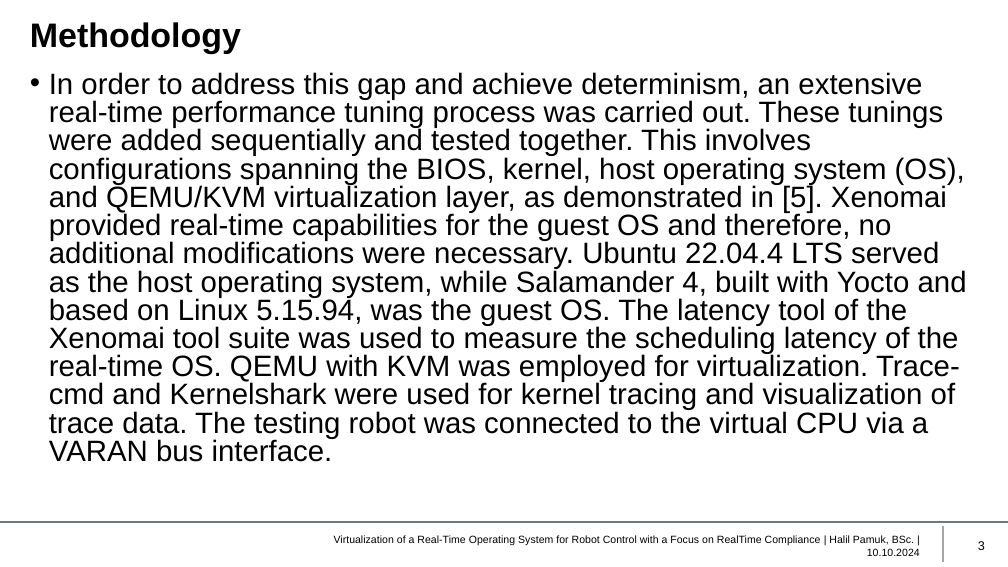
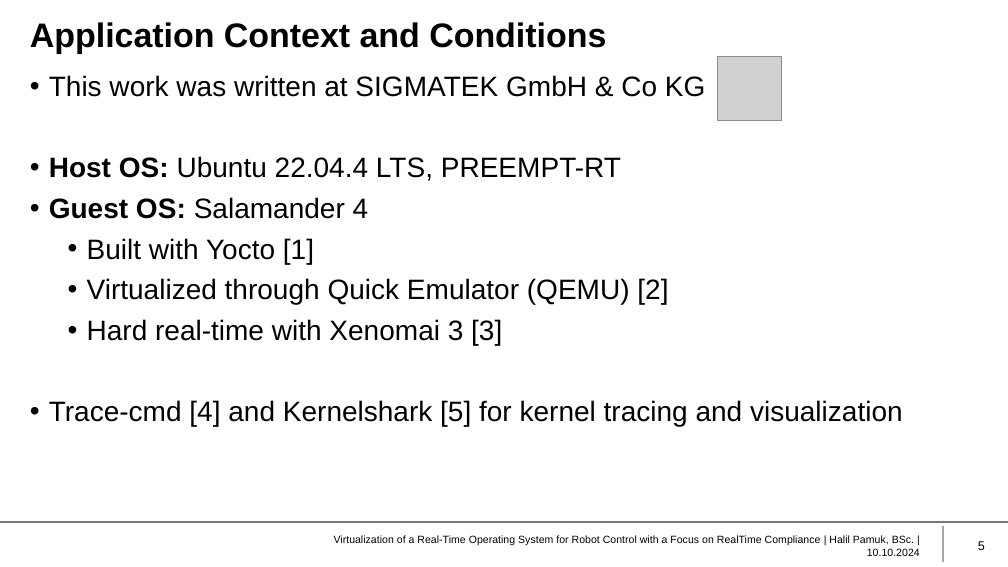
Before and after one commit to HIP24/Masterarbeit, a slide deck: slide 5 of Masterprüfung/Presentation/Presentation.pptx (slide 3 before the commit). Drawn at 1008x567 pixels with LibreOffice and Linux fonts; fonts in the diff are those of the drawing; grey boxes stand for pictures; background and template pictures are left out. Boxes give left, top, right and bottom in pixels: in the first picture for what was removed or moved away, otherwise in the second. Text is boxed around its words. In the diff, an @@ line names an element or a change of style, - is before the commit and + after.

```diff
--- a/Masterprüfung/Presentation/Presentation.pptx
+++ b/Masterprüfung/Presentation/Presentation.pptx
@@ title at bbox=[30, 22, 606, 53]: text changed @@
-Methodology
+Application Context and Conditions
@@ picture added at bbox=[718, 56, 781, 120] @@
@@ text at bbox=[49, 75, 903, 427]: text changed; size 21 to 20 pt @@
-• In order to address this gap and achieve determinism, an extensive real-time performance tuning process was carried out. These tunings were added sequentially and tested together. This involves configurations spanning the BIOS, kernel, host operating system (OS), and QEMU/KVM virtualization layer, as demonstrated in [5]. Xenomai provided real-time capabilities for the guest OS and therefore, no additional modifications were necessary. Ubuntu 22.04.4 LTS served as the host operating system, while Salamander 4, built with Yocto and based on Linux 5.15.94, was the guest OS. The latency tool of the Xenomai tool suite was used to measure the scheduling latency of the real-time OS. QEMU with KVM was employed for virtualization. Trace-cmd and Kernelshark were used for kernel tracing and visualization of trace data. The testing robot was connected to the virtual CPU via a VARAN bus interface.
+• This work was written at SIGMATEK GmbH & Co KG
+• Host OS: Ubuntu 22.04.4 LTS, PREEMPT-RT
+• Guest OS: Salamander 4
+  • Built with Yocto [1]
+  • Virtualized through Quick Emulator (QEMU) [2]
+  • Hard real-time with Xenomai 3 [3]
+• Trace-cmd [4] and Kernelshark [5] for kernel tracing and visualization
@@ page number at bbox=[978, 541, 985, 550]: text changed @@
-3
+5
```
Also in this commit, not shown: 8 other slides changed, 1 slide added.
